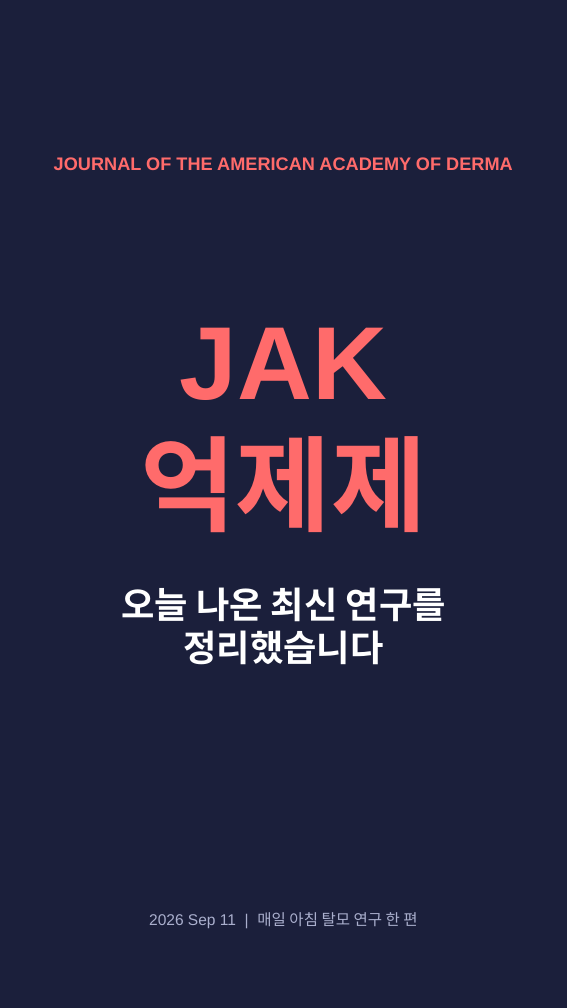
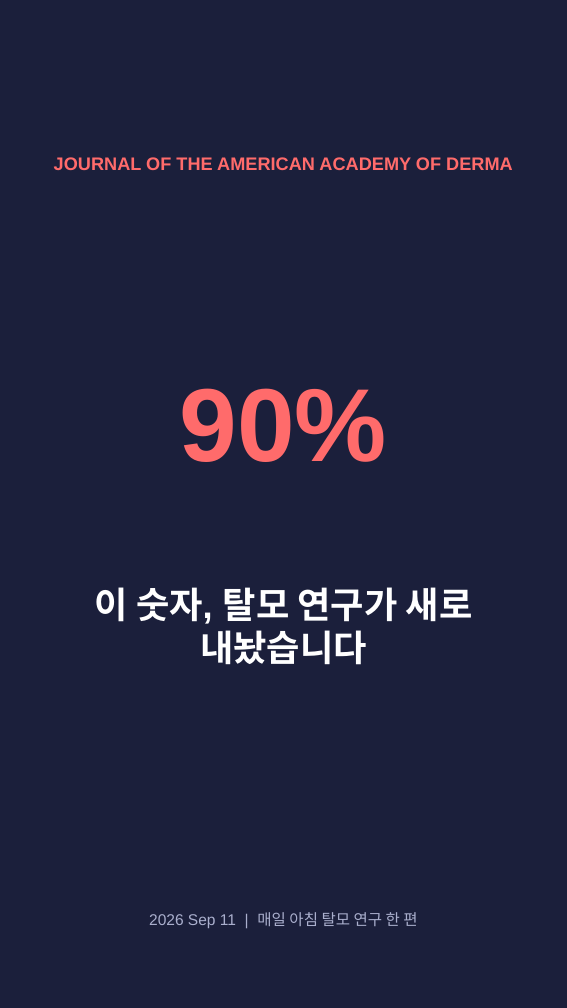
Before and after one commit to hyokang2010-BJ-ANTH/product-builder-test, a slide deck: slide 1 of data/2026-09-13/slides.pptx. Drawn at 567x1008 pixels with LibreOffice and Linux fonts; fonts in the diff are those of the drawing. Boxes give left, top, right and bottom in pixels: in the first picture for what was removed or moved away, otherwise in the second. Text is boxed around its words. In the diff, an @@ line names an element or a change of style, - is before the commit and + after.

```diff
--- a/data/2026-09-13/slides.pptx
+++ b/data/2026-09-13/slides.pptx
@@ text at <box>180,388,387,462</box>: text changed @@
-JAK 억제제
+90%
@@ text at <box>95,587,473,665</box>: text changed @@
-오늘 나온 최신 연구를 정리했습니다
+이 숫자, 탈모 연구가 새로 내놨습니다
```
Also in this commit, not shown: 2 other slides changed, 2 slides added, 2 slides removed, 21 other files.
